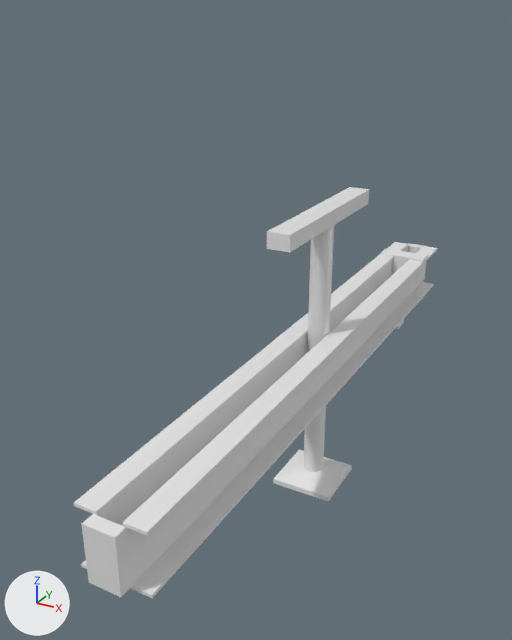
Renders of the Blender file VRTrainer/Assets/trainer-models/presets/clamp.blend from each side of a commit.
Before and after are seen from a 50 mm camera at (0.476, -1.107, 0.599) aimed at (-0.092, -0.074, 0.082). Lighting does not change. The marker at lower left points along +X, +Y and +Z.

Objects in the first picture: 'clamp-body', 'clamp-hand'.
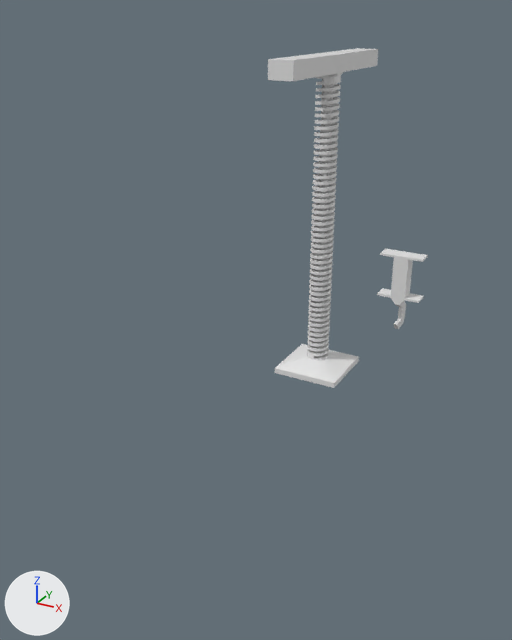
Commit message: Резьба струбцины

What differs and where, as boxes (x1, y1, x2, y2) in the pictures (512 x 640 px):
'clamp-body', hidden: before (74, 242, 438, 598)
'clamp-hand', reshaped (8% wider, 8% taller): before (267, 187, 369, 501); after (268, 48, 378, 388)
'clamp-hook', unchanged, uncovered by the edit: before (380, 249, 428, 329); after (377, 249, 428, 329)

What changed in the scene script:
```text
Change me_cylinder_001:
    used by ob_clamp_hand; location = (0.0, 0.0, 0.0)
    remove me_cylinder_001.from_pydata(...)  # 134 vertices, 132 faces; spans x -0.06..0.06, y -0.17..0.17, z -0.274..0.283
    add me_cylinder_001.from_pydata(...)  # 3310 vertices, 3308 faces; spans x -0.06..0.06, y -0.17..0.17, z -0.024..0.533
    me_cylinder_001 part 1: 130 vertices removed from x -0.06..0.06, y -0.17..0.17, z -0.274..0.283; 3306 vertices added at x -0.06..0.06, y -0.17..0.17, z -0.024..0.533
Change ob_clamp_body:
    add ob_clamp_body.hide_set(True)
```
